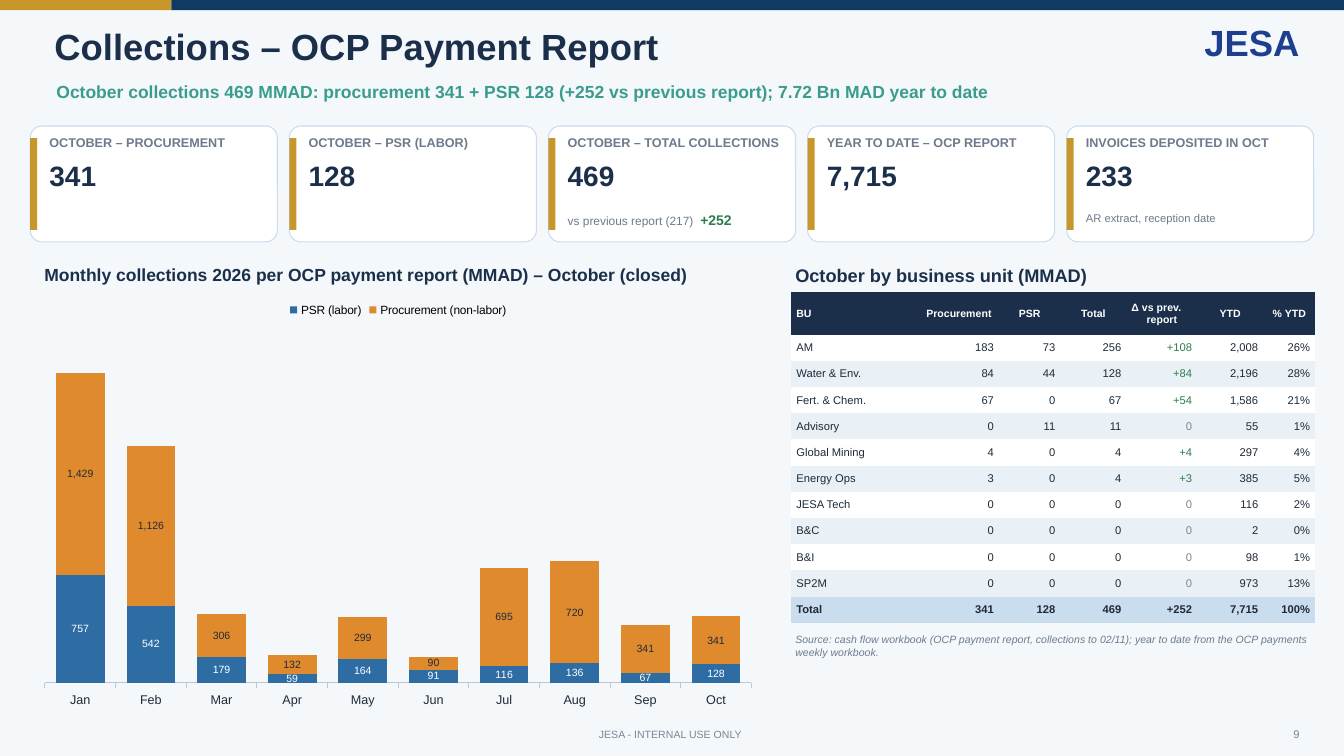
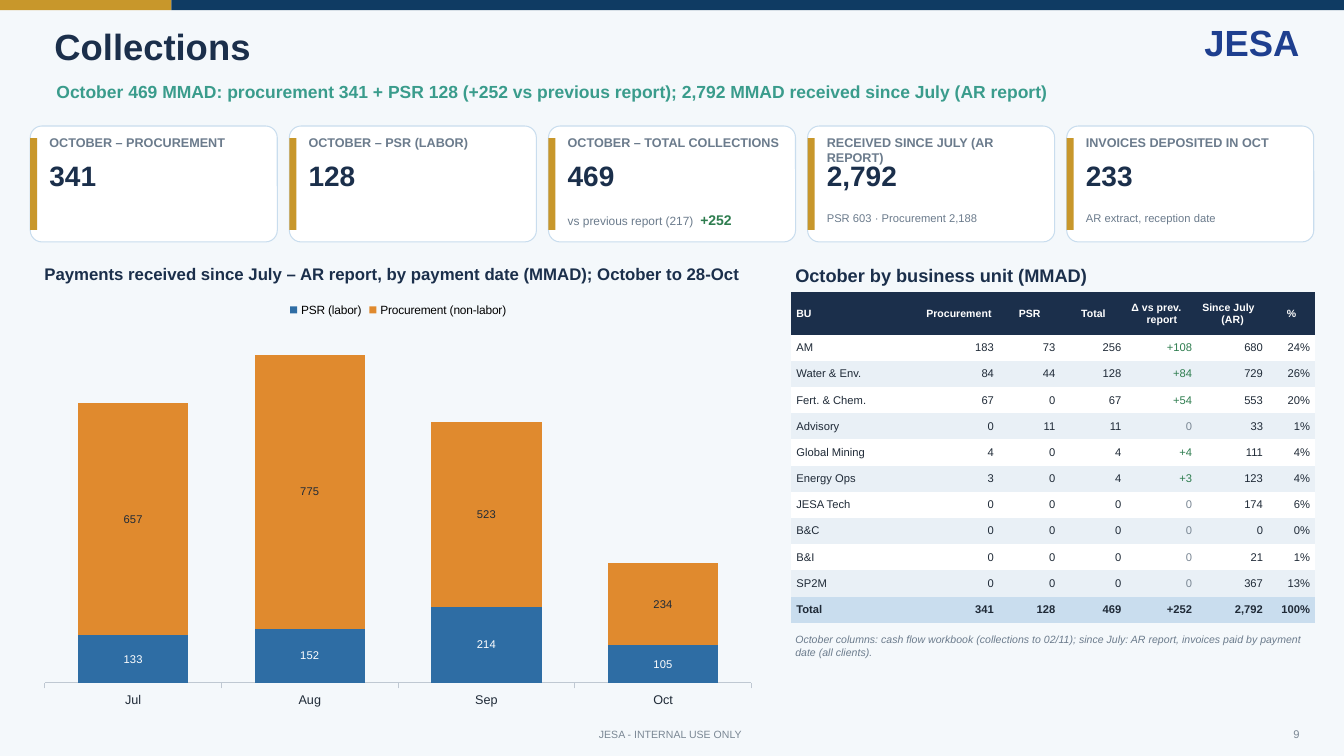
Before and after one commit to cherkaouihassan-art/Skills-Repo, a slide deck: slide 9 of weekly-ar-cash-deck/output/JESA_AR_Cash_Position_Nov_W1_2026-11-04_DRAFT.pptx. Drawn at 1344x756 pixels with LibreOffice and Linux fonts; fonts in the diff are those of the drawing. Boxes give left, top, right and bottom in pixels: in the first picture for what was removed or moved away, otherwise in the second. Text is boxed around its words. In the diff, an @@ line names an element or a change of style, - is before the commit and + after.

```diff
--- a/weekly-ar-cash-deck/output/JESA_AR_Cash_Position_Nov_W1_2026-11-04_DRAFT.pptx
+++ b/weekly-ar-cash-deck/output/JESA_AR_Cash_Position_Nov_W1_2026-11-04_DRAFT.pptx
@@ text at (54, 33, 250, 61): text changed @@
-Collections – OCP Payment Report
+Collections
@@ text at (56, 85, 1047, 102): text changed @@
-October collections 469 MMAD: procurement 341 + PSR 128 (+252 vs previous report); 7.72 Bn MAD year to date
+October 469 MMAD: procurement 341 + PSR 128 (+252 vs previous report); 2,792 MMAD received since July (AR report)
@@ text at (827, 138, 993, 165): text changed @@
-YEAR TO DATE – OCP REPORT
+RECEIVED SINCE JULY (AR REPORT)
@@ text at (827, 164, 897, 191): text changed @@
-7,715
+2,792
@@ text added at (827, 214, 977, 224), 8 pt, text #6B7B8C @@
+PSR 603 · Procurement 2,188
@@ text at (44, 268, 739, 284): text changed; size 12.5 to 12 pt @@
-Monthly collections 2026 per OCP payment report (MMAD) – October (closed)
+Payments received since July – AR report, by payment date (MMAD); October to 28-Oct
@@ column stacked chart at (30, 292, 766, 716) @@
-categories: Jan, Feb, Mar, Apr, May, Jun, Jul, Aug, Sep, Oct
+categories: Jul, Aug, Sep, Oct
-PSR (labor): 757, 542, 179, 59, 164, 91, 116, 136, 67, 128
+PSR (labor): 133, 152, 214, 105
@@ data labels of PSR (labor) changed @@
-Procurement (non-labor): 1429, 1126, 306, 132, 299, 90, 695, 720, 341, 341
+Procurement (non-labor): 657, 775, 523, 234
@@ data labels of Procurement (non-labor) changed @@
@@ bar spacing changed @@
@@ table at (791, 292, 1316, 623) @@
-row 1, column 6: YTD
+row 1, column 6: Since July (AR)
-row 1, column 7: % YTD
+row 1, column 7: %
-row 2, column 6: 2,008
+row 2, column 6: 680
-row 2, column 7: 26%
+row 2, column 7: 24%
-row 3, column 6: 2,196
+row 3, column 6: 729
-row 3, column 7: 28%
+row 3, column 7: 26%
-row 4, column 6: 1,586
+row 4, column 6: 553
-row 4, column 7: 21%
+row 4, column 7: 20%
-row 5, column 6: 55
+row 5, column 6: 33
-row 6, column 6: 297
+row 6, column 6: 111
-row 7, column 6: 385
+row 7, column 6: 123
-row 7, column 7: 5%
+row 7, column 7: 4%
-row 8, column 6: 116
+row 8, column 6: 174
-row 8, column 7: 2%
+row 8, column 7: 6%
-row 9, column 6: 2
+row 9, column 6: 0
-row 10, column 6: 98
+row 10, column 6: 21
-row 11, column 6: 973
+row 11, column 6: 367
-row 12, column 6: 7,715
+row 12, column 6: 2,792
@@ text at (795, 635, 1301, 658): text changed @@
-Source: cash flow workbook (OCP payment report, collections to 02/11); year to date from the OCP payments weekly workbook.
+October columns: cash flow workbook (collections to 02/11); since July: AR report, invoices paid by payment date (all clients).
```
Also in this commit, not shown: 13 other slides changed, 5 other files.
